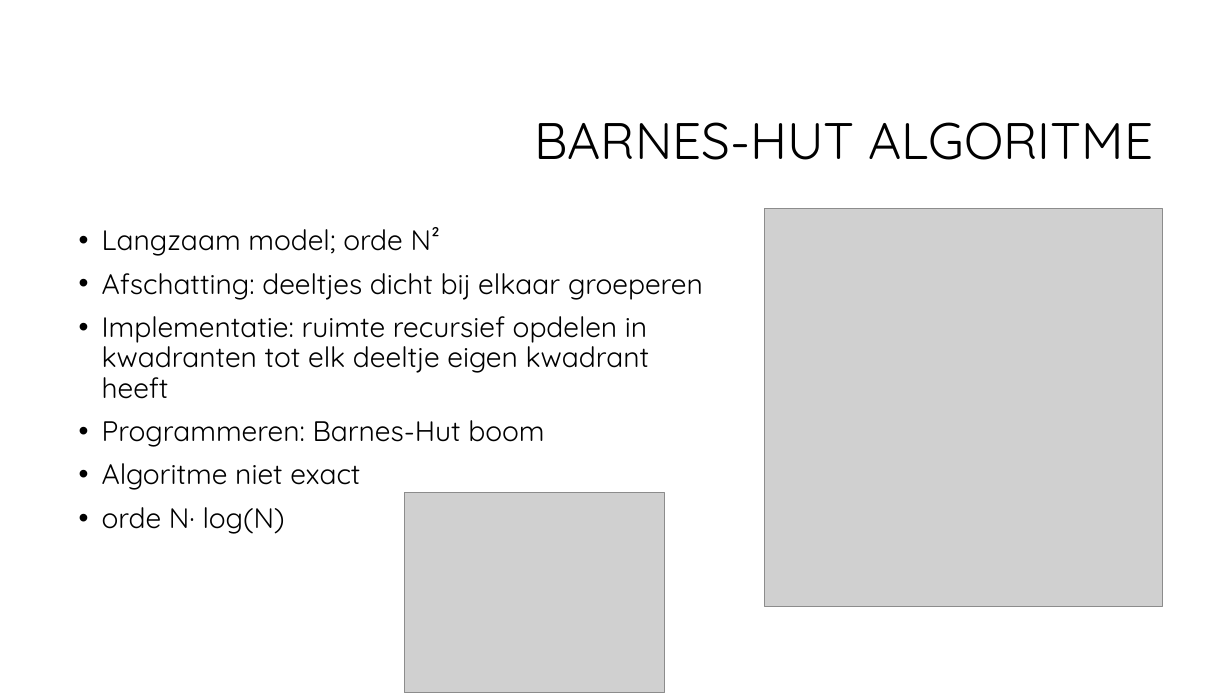
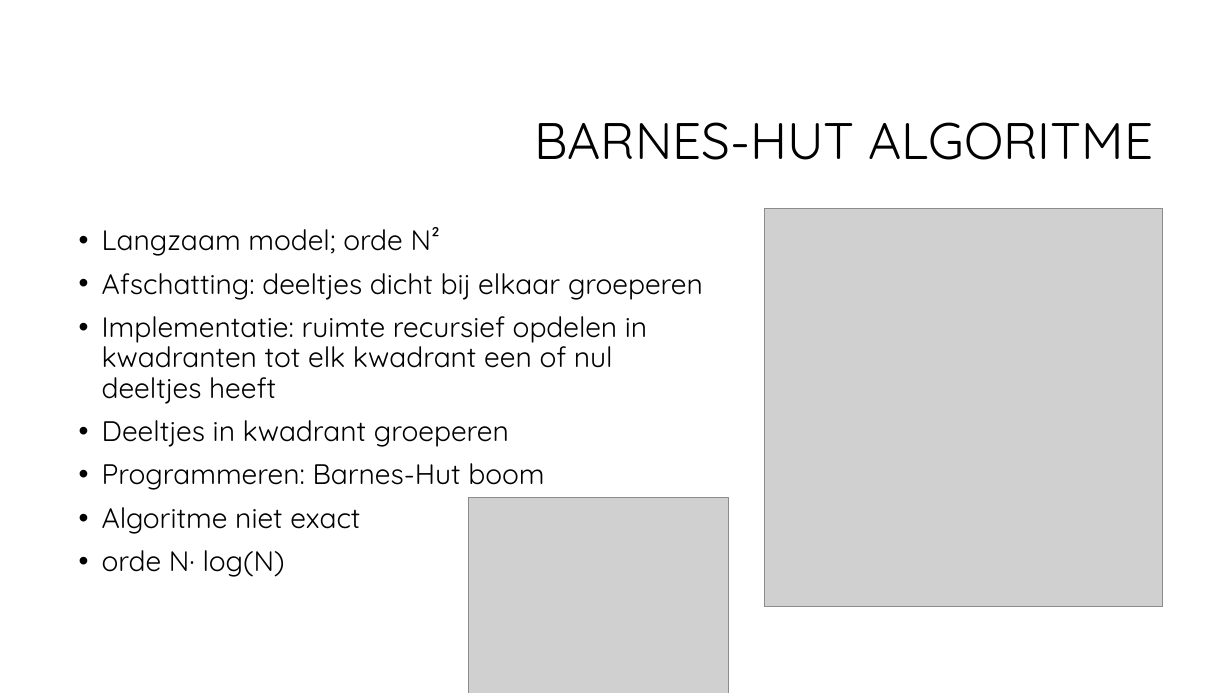
Before and after one commit to CBarendrecht/mod2b, a slide deck: slide 6 of Presentatie/Presentatie.pptx (slide 5 before the commit). Drawn at 1232x693 pixels with LibreOffice and Linux fonts; fonts in the diff are those of the drawing; grey boxes stand for pictures; background and template pictures are left out. Boxes give left, top, right and bottom in pixels: in the first picture for what was removed or moved away, otherwise in the second. Text is boxed around its words. In the diff, an @@ line names an element or a change of style, - is before the commit and + after.

Commit message:
PPT: aanpassingen barnes hut en nauwkeurigheid model; Nand simulaties

```diff
--- a/Presentatie/Presentatie.pptx
+++ b/Presentatie/Presentatie.pptx
@@ text at bbox=[102, 316, 647, 447]: text changed @@
-• Implementatie: ruimte recursief opdelen in kwadranten tot elk deeltje eigen kwadrant heeft
+• Implementatie: ruimte recursief opdelen in kwadranten tot elk kwadrant een of nul deeltjes heeft
+• Deeltjes in kwadrant groeperen
@@ picture: place and size @@
-picture at bbox=[404, 493, 665, 693]
+picture at bbox=[469, 498, 729, 693]
```
Also in this commit, not shown: 2 other slides changed, 1 slide added, 2 slides removed, 20 other files.
